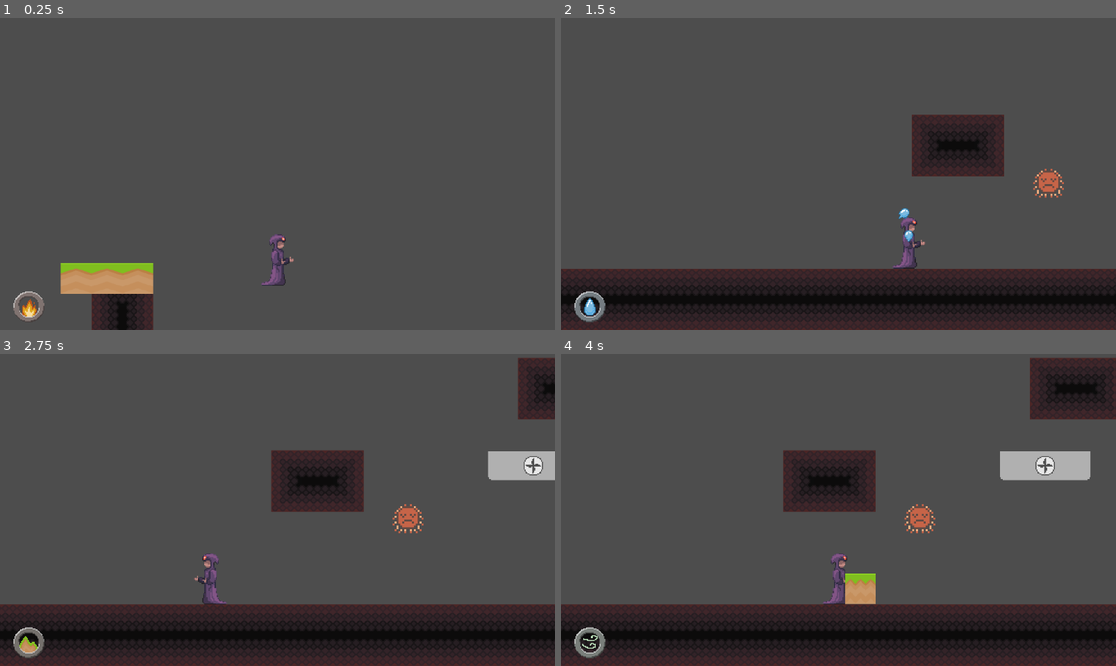
Above: before the commit, frames 1-4 (two rows, left to right).
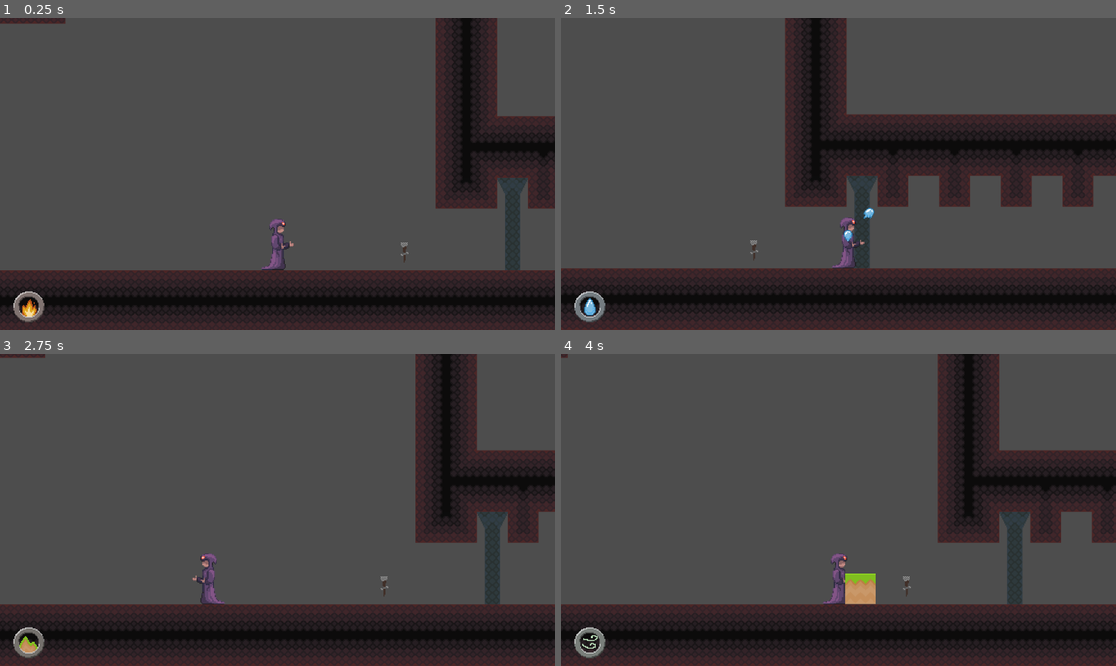
Above: after the commit, the same moments.

Repository: hanseei/superwizquest
Game: Godot game, scene res://Assets/Nodes/Scenes/TestStage.tscn
Same seed, same stepped clock (60 frames per second), same inputs: the game is played once before the commit and once after it.
Inputs:
- Up to frame 1 (0.25 s): no input
- Up to frame 2 (1.5 s): hold Shift (shift) 0.53-1.28 s; hold D (move_right) from 0.53 s (still down); tap W (move_up) at 0.77 s; tap Space (space) at 1.35 s
- Up to frame 3 (2.75 s): tap W (move_up) at 1.52 s; release D (move_right) at 2.03 s; hold A (move_left) from 2.03 s (still down); hold Shift (shift) from 2.03 s (still down)
- Up to frame 4 (4 s): release A (move_left) at 2.78 s; release Shift (shift) at 2.78 s; hold D (move_right) from 2.78 s (still down); tap Space (space) at 2.85 s; tap W (move_up) at 3.02, 3.77 s; hold Shift (shift) from 3.53 s (still down)

The runs differ from the first frame. In frame 1, 29% of the frame differs, in the area x 0-100%, y 0-100%; in frame 2, 19%; in frame 3, 17%; in frame 4, 19%.

Commit message:
fixing on intro stage

Diff:
--- a/Assets/Nodes/Actors/Interactables/Scripts/interactable.gd
+++ b/Assets/Nodes/Actors/Interactables/Scripts/interactable.gd
@@ -2,7 +2,7 @@
 
 class_name Interactable
 
-@export var state = false
+@export var state: bool
 var activateGroups: Array[String]
 var deactivateGroups: Array[String]
 
@@ -12,6 +12,9 @@
 func _ready():
 	area_entered.connect(_on_area_entered)
 	body_entered.connect(_on_body_entered)
+	if (state):
+		state = false
+		activateTrigger()
 
 
 #	If hit with a firebolt, check if already lit, if not, light and emit 'lit' signal.
--- a/Assets/Nodes/Scenes/TestStage.tscn
+++ b/Assets/Nodes/Scenes/TestStage.tscn
@@ -391,7 +391,7 @@
 position = Vector2(-222.611, 470.942)
 
 [node name="Player" parent="." instance=ExtResource("2_kuskl")]
-position = Vector2(129, 502)
+position = Vector2(1564, 584)
 collision_mask = 17
 
 [node name="Camera2D" type="Camera2D" parent="Player"]
@@ -439,12 +439,6 @@
 [node name="Path2D" parent="Door2" index="0"]
 curve = SubResource("Curve2D_quyxq")
 
-[node name="DoorTile" parent="Door2/Path2D/PathFollow2D" index="0"]
-tile_map_data = PackedByteArray("AAD+////AAAAAAMAAAD/////AAACAAMAAAD//wAAAAACAAQAAAD+/wAAAAAAAAQAAAA=")
-
-[node name="DoorwayTile" parent="Door2" index="1"]
-visible = false
-
 [node name="Door3" parent="." node_paths=PackedStringArray("triggerObjectArray") instance=ExtResource("8_hgiis")]
 position = Vector2(3552, 528)
 triggerObjectArray = [NodePath("../Stone bucket")]
@@ -468,5 +462,4 @@
 
 [connection signal="body_entered" from="Killzone" to="Killzone" method="_on_body_entered"]
 
-[editable path="Player"]
 [editable path="Door2"]
--- a/Assets/Nodes/Scenes/intro_stage.tscn
+++ b/Assets/Nodes/Scenes/intro_stage.tscn
@@ -374,7 +374,7 @@
 position = Vector2(298, 300)
 
 [node name="Door1" parent="." node_paths=PackedStringArray("triggerObjectArray") instance=ExtResource("5_qj1rm")]
-position = Vector2(349, 336)
+position = Vector2(321, 240)
 triggerObjectArray = [NodePath("../torch1")]
 
 [node name="torch2" parent="." instance=ExtResource("4_fnggt")]
@@ -382,7 +382,7 @@
 state = true
 
 [node name="Door2" parent="." node_paths=PackedStringArray("triggerObjectArray") instance=ExtResource("5_qj1rm")]
-position = Vector2(770, 401)
+position = Vector2(768, 240)
 logic = 3
 triggerObjectArray = [NodePath("../torch2")]
 
@@ -390,7 +390,7 @@
 position = Vector2(1107, 329)
 
 [node name="Door3" parent="." node_paths=PackedStringArray("triggerObjectArray") instance=ExtResource("5_qj1rm")]
-position = Vector2(1120, 336)
+position = Vector2(1120, 240)
 triggerObjectArray = [NodePath("../Bucket1")]
 
 [node name="Stone1" parent="." instance=ExtResource("7_tq22p")]
Not shown, added: Assets/Nodes/Actors/Interactables/torch.tscn11236258088.tmp
